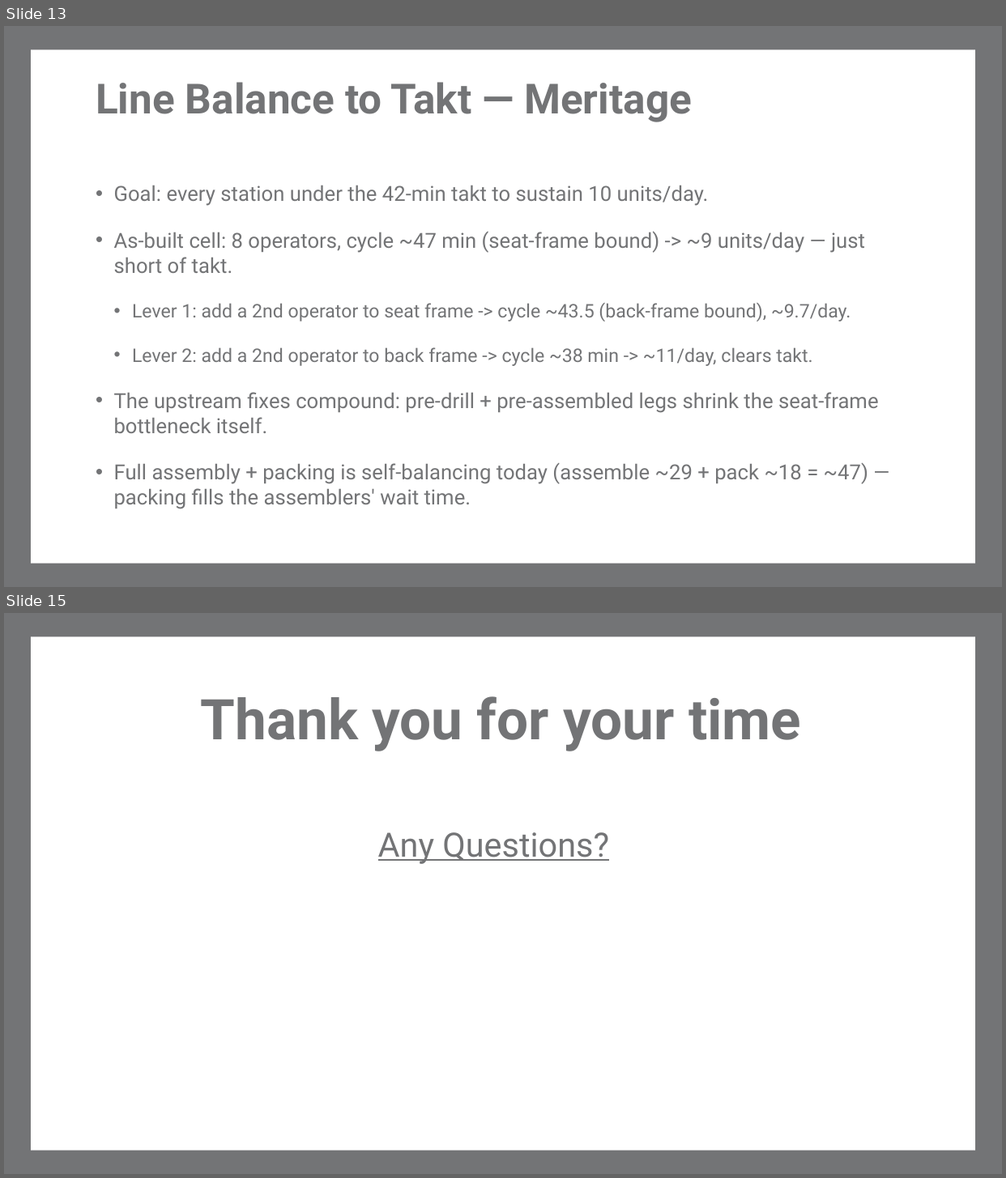
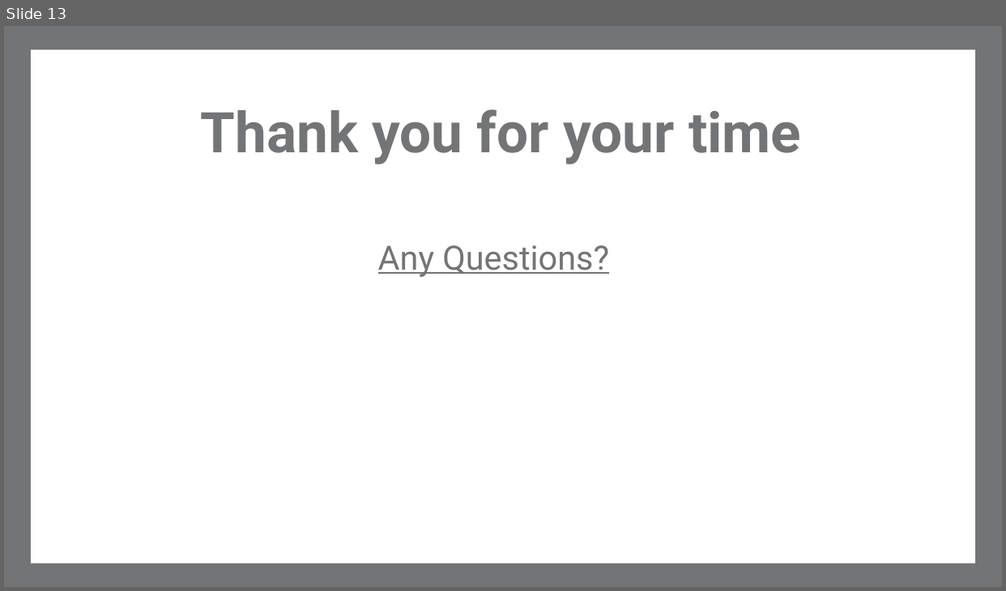
Before and after one commit to macokeefe/claude-code-system, a slide deck: standard-work/standalone/Meritage_Engineering_Improvements.pptx. Shown one above the other, each under a label of ours: slides 13 and 15 before the commit, slide 13 after it; the slides between them are not shown. The pictures are 1006x1178 and 1006x591 pixels, drawn with LibreOffice and Linux fonts; fonts in the diff are those of the drawing; background and template pictures are left out. Boxes give left, top, right and bottom in pixels: in the first picture for what was removed or moved away, otherwise in the second. Text is boxed around its words. In the diff, an @@ line names an element or a change of style, - is before the commit and + after.

```diff
--- a/standard-work/standalone/Meritage_Engineering_Improvements.pptx
+++ b/standard-work/standalone/Meritage_Engineering_Improvements.pptx
@@ slide 13 removed at bbox=[4, 26, 1002, 587], background #FFFFFF; not listed: 2 template elements that a slide beside it also shows @@
@@ title removed at bbox=[96, 82, 692, 122] @@
-Line Balance to Takt — Meritage
@@ text removed at bbox=[114, 186, 879, 510] @@
-• Goal: every station under the 42-min takt to sustain 10 units/day.
-• As-built cell: 8 operators, cycle ~47 min (seat-frame bound) -> ~9 units/day — just short of takt.
-  • Lever 1: add a 2nd operator to seat frame -> cycle ~43.5 (back-frame bound), ~9.7/day.
-  • Lever 2: add a 2nd operator to back frame -> cycle ~38 min -> ~11/day, clears takt.
-• The upstream fixes compound: pre-drill + pre-assembled legs shrink the seat-frame bottleneck itself.
-• Full assembly + packing is self-balancing today (assemble ~29 + pack ~18 = ~47) — packing fills the assemblers' wait time.
@@ what was slide 15 is now slide 13 @@
```
Also in this commit, not shown: 10 slides changed, 2 slides added, 3 other slides removed.
